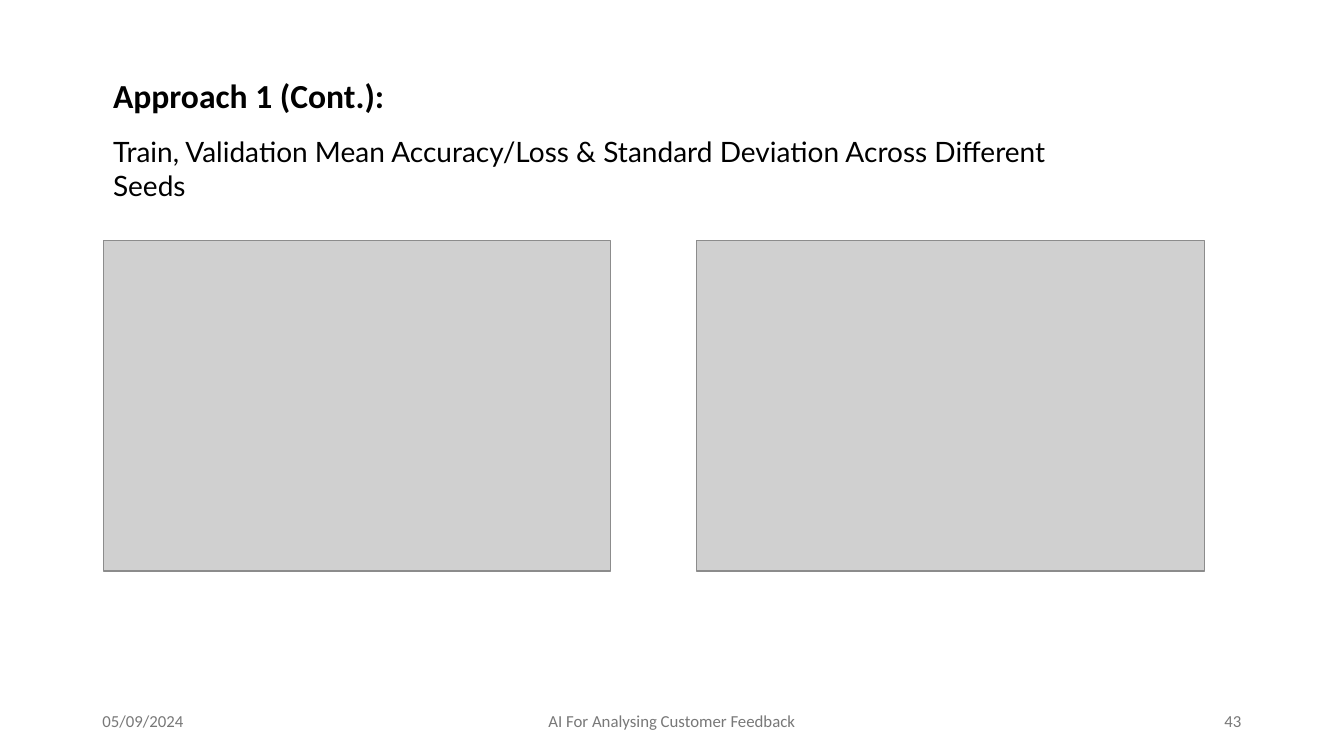
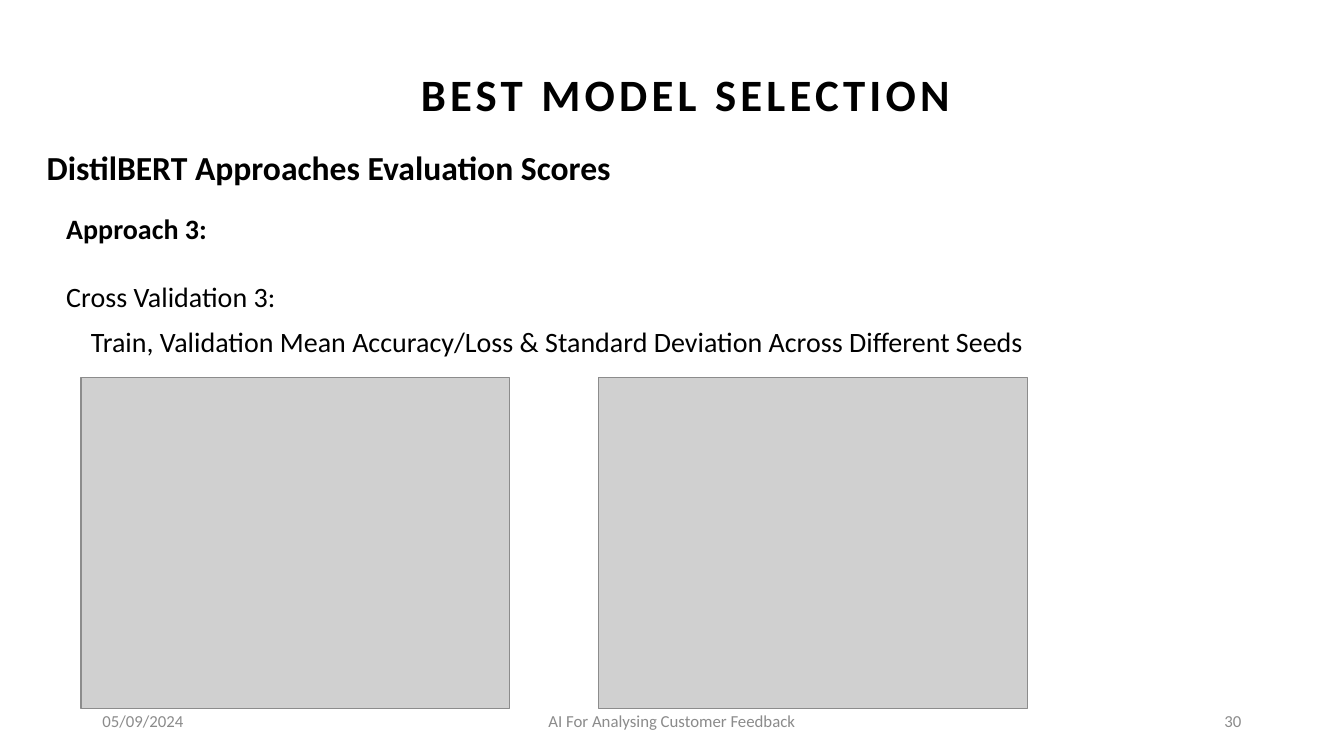
Before and after one commit to amansethuea/WexPhotoVideo, a slide deck: slide 30 of BERT/Thesis_Report/AmanSeth_MScPresentation.pptx (slide 43 before the commit). Drawn at 1344x756 pixels with LibreOffice and Linux fonts; fonts in the diff are those of the drawing; grey boxes stand for pictures. Boxes give left, top, right and bottom in pixels: in the first picture for what was removed or moved away, otherwise in the second. Text is boxed around its words. In the diff, an @@ line names an element or a change of style, - is before the commit and + after.

Commit message:
Revamped Presentation PPT as per supervisor feedback

```diff
--- a/BERT/Thesis_Report/AmanSeth_MScPresentation.pptx
+++ b/BERT/Thesis_Report/AmanSeth_MScPresentation.pptx
@@ text removed at [113, 83, 384, 114] @@
-Approach 1 (Cont.):
@@ text added at [421, 81, 950, 112], 32 pt, text #000000, bold @@
+BEST MODEL SELECTION
@@ text added at [47, 156, 611, 186], 24 pt, text #000000, bold @@
+DistilBERT Approaches Evaluation Scores
@@ text added at [66, 219, 276, 308], 20 pt, text #000000 @@
+Approach 3:
+Cross Validation 3:
@@ picture removed at [103, 241, 611, 572] @@
@@ picture removed at [697, 241, 1205, 572] @@
@@ text "Train, Validation Mean Accuracy/Loss & ...": place and size @@
-text "Train, Validation Mean Accuracy/Loss & ..." at [113, 141, 1045, 167]
+text "Train, Validation Mean Accuracy/Loss & ..." at [91, 332, 1022, 357]
@@ text "Train, Validation Mean Accuracy/Loss & ..." at [91, 332, 1022, 357]: font Lato to Calibri @@
@@ picture added at [81, 378, 509, 709] @@
@@ picture added at [599, 378, 1027, 709] @@
@@ text "05/09/2024" at [102, 715, 183, 728]: text colour #797979 to #8C8C8C @@
@@ text "AI For Analysing Customer Feedback" at [548, 715, 795, 730]: text colour #797979 to #8C8C8C @@
@@ page number at [1224, 716, 1241, 727]: text changed; text colour #797979 to #8C8C8C @@
-43
+30
```
Also in this commit, not shown: 41 other slides changed, 9 slides added, 36 slides removed.
